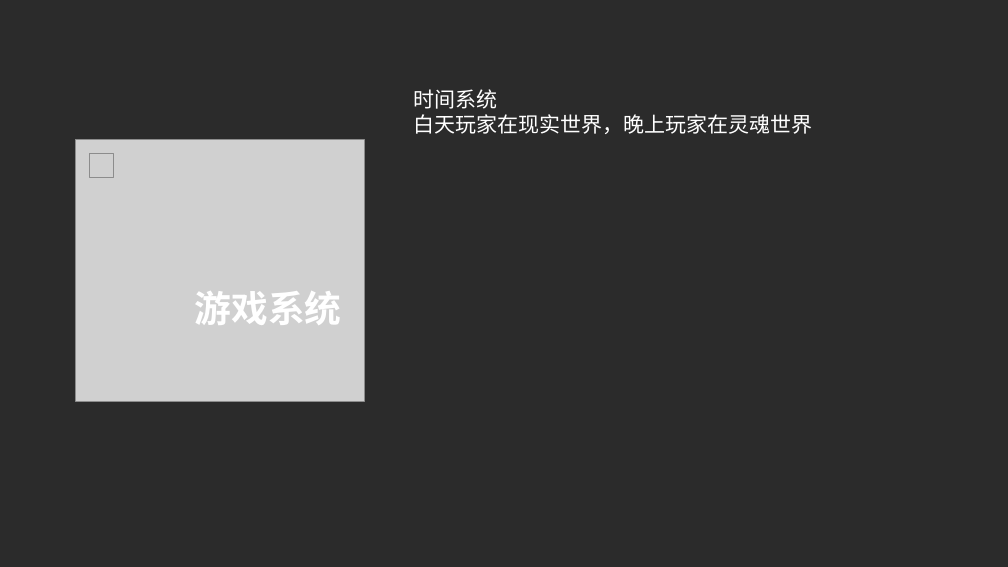
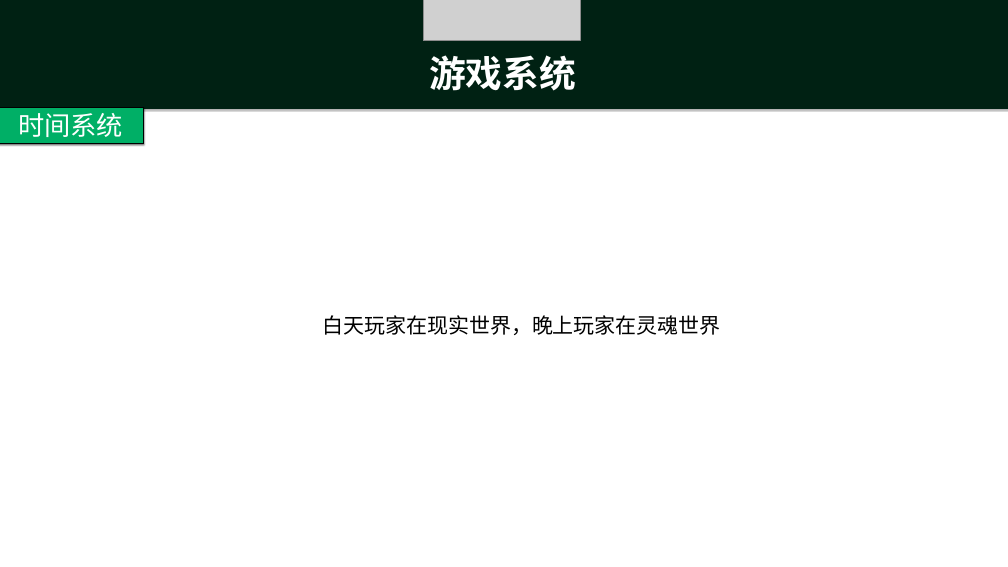
Before and after one commit to ThreePeopleGame/Death, a slide deck: slide 5 of Share/游戏名未定.pptx (slide 3 before the commit). Drawn at 1008x567 pixels with LibreOffice and Linux fonts; fonts in the diff are those of the drawing; grey boxes stand for pictures; background and template pictures are left out; a plain dark background stands for a picture behind light text. Boxes give left, top, right and bottom in pixels: in the first picture for what was removed or moved away, otherwise in the second. Text is boxed around its words. In the diff, an @@ line names an element or a change of style, - is before the commit and + after.

```diff
--- a/Share/游戏名未定.pptx
+++ b/Share/游戏名未定.pptx
@@ background picture (left out) to #FFFFFF @@
@@ rectangle added at [0,0,1008,109], fill #00AE66 @@
@@ rectangle added at [0,0,1008,109], fill #000000 at 70% opacity @@
@@ picture: place and size @@
-picture at [75,139,364,401]
+picture at [423,0,581,41]
@@ text "游戏系统": place and size @@
-text "游戏系统" at [195,291,342,325]
+text "游戏系统" at [429,55,576,91]
@@ text "游戏系统" at [429,55,576,91]: alignment right to centre @@
@@ text at [414,89,498,109]: paragraph removed @@
-时间系统
@@ rectangle added at [0,107,144,143], fill #00AF66, outline #000000 1 pt, 50 pt, text #FFFFFF @@
+时间系统
@@ picture removed at [90,153,113,177] @@
@@ text "白天玩家在现实世界，晚上玩家在灵魂世界": place and size @@
-text "白天玩家在现实世界，晚上玩家在灵魂世界" at [414,89,813,134]
+text "白天玩家在现实世界，晚上玩家在灵魂世界" at [322,315,721,335]
@@ text "白天玩家在现实世界，晚上玩家在灵魂世界" at [322,315,721,335]: text colour #FFFFFF to #000000 @@
```
Also in this commit, not shown: 1 other slide changed, 3 slides added, 11 slides removed, 2 other files.
